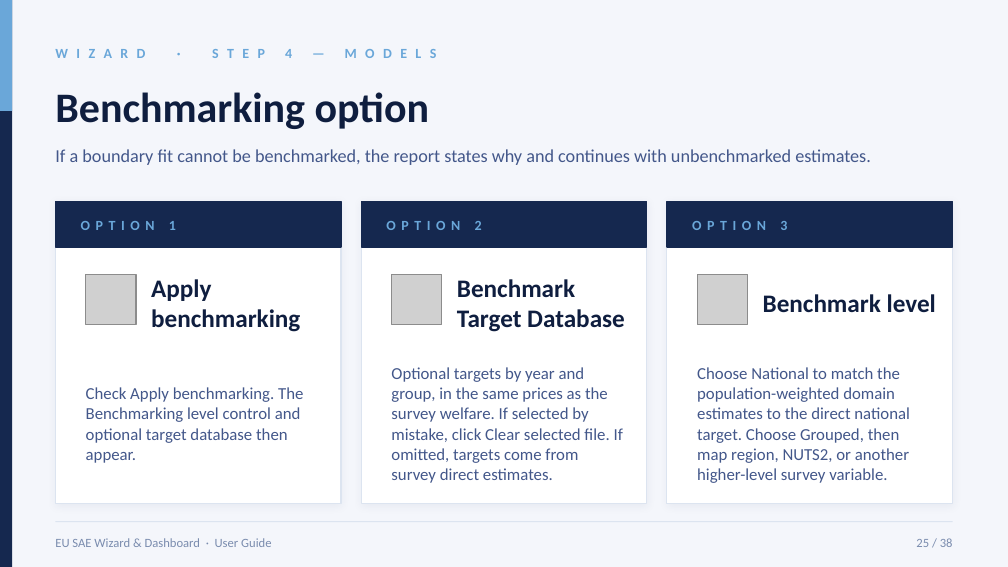
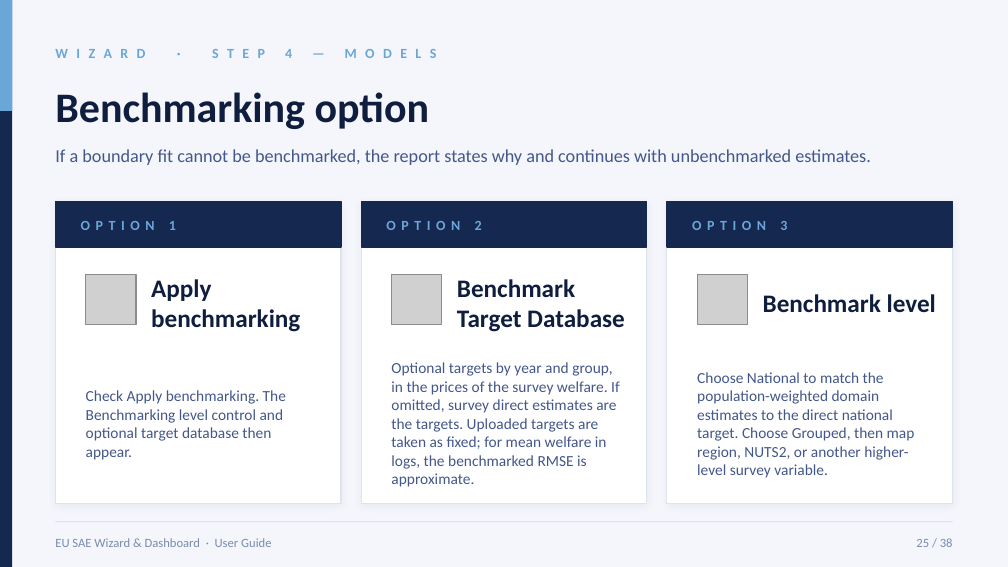
Before and after one commit to Noboyoshida227/eu-sae-application, a slide deck: slide 25 of docs/instructions/EU_SAE_User_Guide_5_2_0_rc_6_wizard_5_11.pptx. Drawn at 1008x567 pixels with LibreOffice and Linux fonts; fonts in the diff are those of the drawing; grey boxes stand for pictures. Boxes give left, top, right and bottom in pixels: in the first picture for what was removed or moved away, otherwise in the second. Text is boxed around its words. In the diff, an @@ line names an element or a change of style, - is before the commit and + after.

```diff
--- a/docs/instructions/EU_SAE_User_Guide_5_2_0_rc_6_wizard_5_11.pptx
+++ b/docs/instructions/EU_SAE_User_Guide_5_2_0_rc_6_wizard_5_11.pptx
@@ text "Check Apply benchmarking. The Benchmarking ..." at (x1=86, y1=390, x2=286, y2=460): size 12 to 11 pt @@
@@ text "Choose National to match the ..." at (x1=697, y1=372, x2=915, y2=478): size 12 to 11 pt @@
@@ text at (x1=391, y1=362, x2=620, y2=487): text changed; size 12 to 11 pt @@
-Optional targets by year and group, in the same prices as the survey welfare. If selected by mistake, click Clear selected file. If omitted, targets come from survey direct estimates.
+Optional targets by year and group, in the prices of the survey welfare. If omitted, survey direct estimates are the targets. Uploaded targets are taken as fixed; for mean welfare in logs, the benchmarked RMSE is approximate.
```
Also in this commit, not shown: 6 other slides changed, 11 other files.
